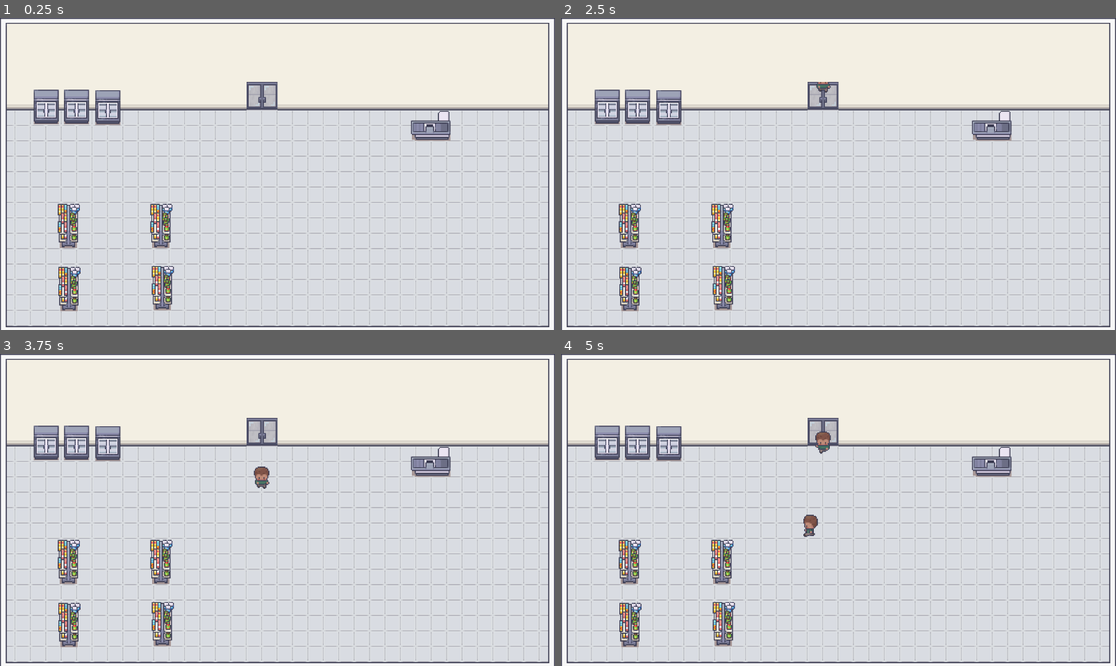
Above: before the commit, frames 1-4 (two rows, left to right).
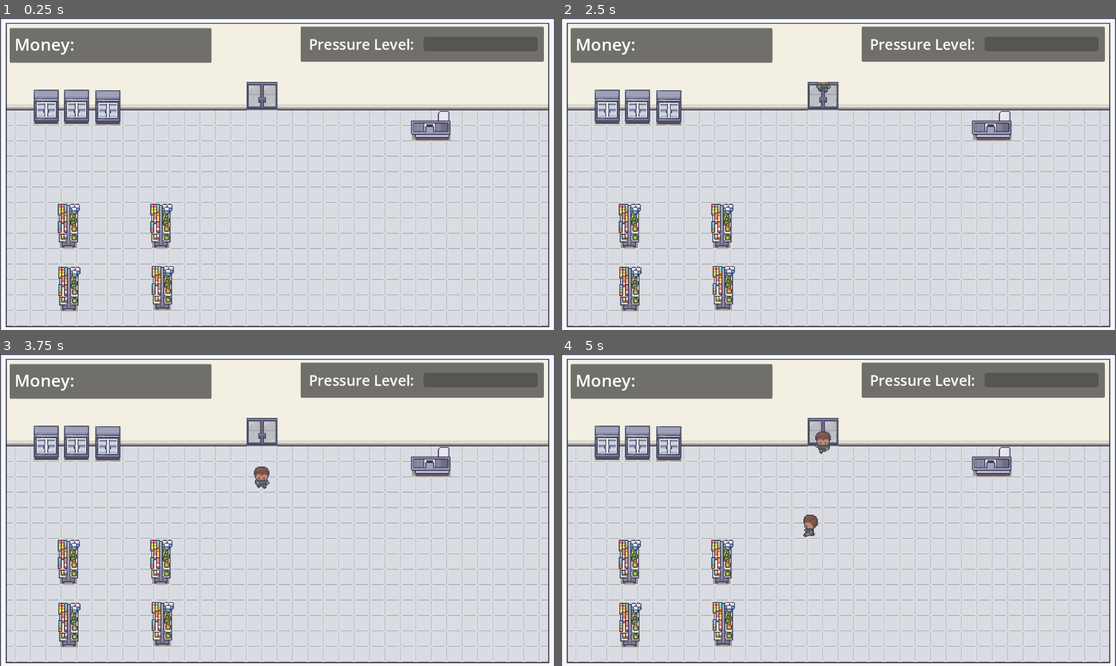
Above: after the commit, the same moments.

Repository: emilykrohn/Checkout
Game: Godot game, scene res://Scenes/main.tscn
The game is run twice, just before and just after one commit, with the same random seed, the same clock (stepped at 60 frames per second) and the same inputs.
Inputs:
- Up to frame 1 (0.25 s): no input
- Up to frame 2 (2.5 s): tap Enter at 0.5, 2 s; tap Space at 1.25 s
- Up to frame 3 (3.75 s): no input
- Up to frame 4 (5 s): no input

The runs differ from the first frame. In frame 1, 9.0% of the frame differs, in the area x 1-98%, y 2-15%; in frame 2, 9.0%; in frame 3, 9.0%; in frame 4, 9.0%.

Commit message:
Add money and pressure level UI elements
Add a label to display the players money and a progress bar to display the players current pressure level

Diff:
--- a/Scenes/main.tscn
+++ b/Scenes/main.tscn
@@ -6368,6 +6368,62 @@
 position = Vector2(544.75, 77)
 scale = Vector2(9.34375, 7)
 
+[node name="Control" type="Control" parent="game"]
+layout_mode = 3
+anchors_preset = 0
+offset_right = 40.0
+offset_bottom = 40.0
+
+[node name="Panel" type="Panel" parent="game/Control"]
+z_index = 2
+offset_left = 20.0
+offset_top = 21.0
+offset_right = 439.0
+offset_bottom = 93.0
+
+[node name="MoneyLabel" type="Label" parent="game/Control/Panel"]
+layout_mode = 0
+offset_left = 10.0
+offset_top = 9.0
+offset_right = 229.0
+offset_bottom = 74.0
+theme_override_font_sizes/font_size = 35
+text = "Money:"
+
+[node name="Panel2" type="Panel" parent="game/Control"]
+layout_mode = 0
+offset_left = 624.0
+offset_top = 18.0
+offset_right = 1129.0
+offset_bottom = 91.0
+
+[node name="HBoxContainer" type="HBoxContainer" parent="game/Control/Panel2"]
+layout_mode = 1
+anchors_preset = 14
+anchor_top = 0.5
+anchor_right = 1.0
+anchor_bottom = 0.5
+offset_left = 17.0
+offset_top = -22.5
+offset_right = -13.0
+offset_bottom = 22.5
+grow_horizontal = 2
+grow_vertical = 2
+alignment = 1
+
+[node name="Label" type="Label" parent="game/Control/Panel2/HBoxContainer"]
+layout_mode = 2
+size_flags_horizontal = 0
+theme_override_font_sizes/font_size = 30
+text = "Pressure Level:  "
+
+[node name="ProgressBar" type="ProgressBar" parent="game/Control/Panel2/HBoxContainer"]
+custom_minimum_size = Vector2(0, 30)
+layout_mode = 2
+size_flags_horizontal = 3
+size_flags_vertical = 4
+show_percentage = false
+
 [node name="Shelves" type="Node" parent="game"]
 
 [node name="Shelf" parent="game/Shelves" instance=ExtResource("4_q4827")]
